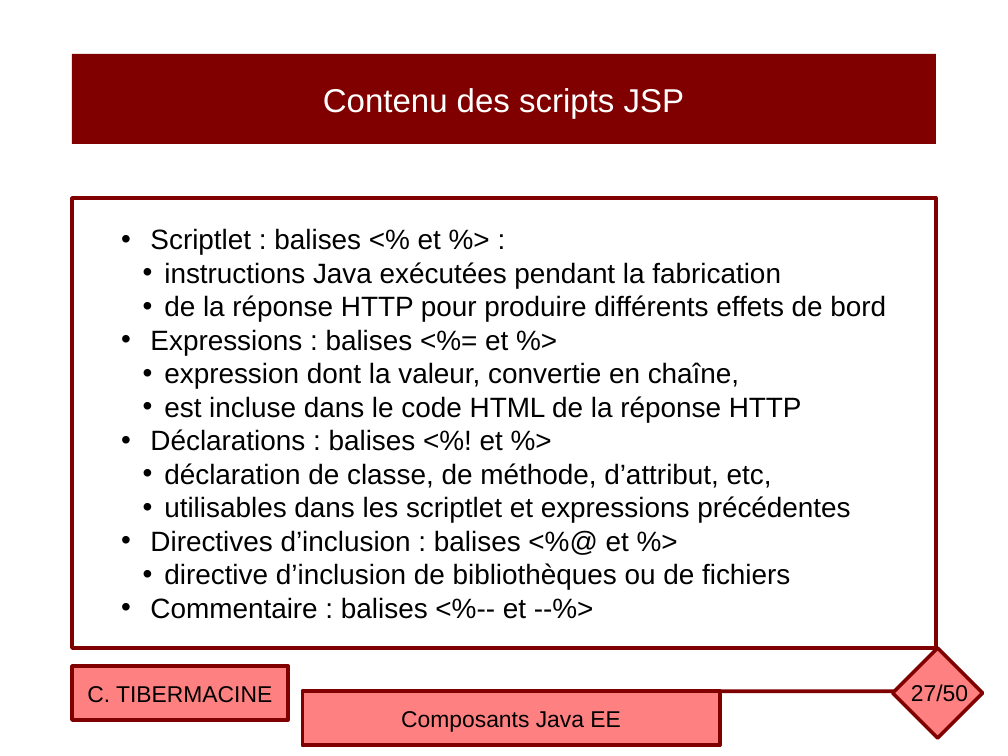
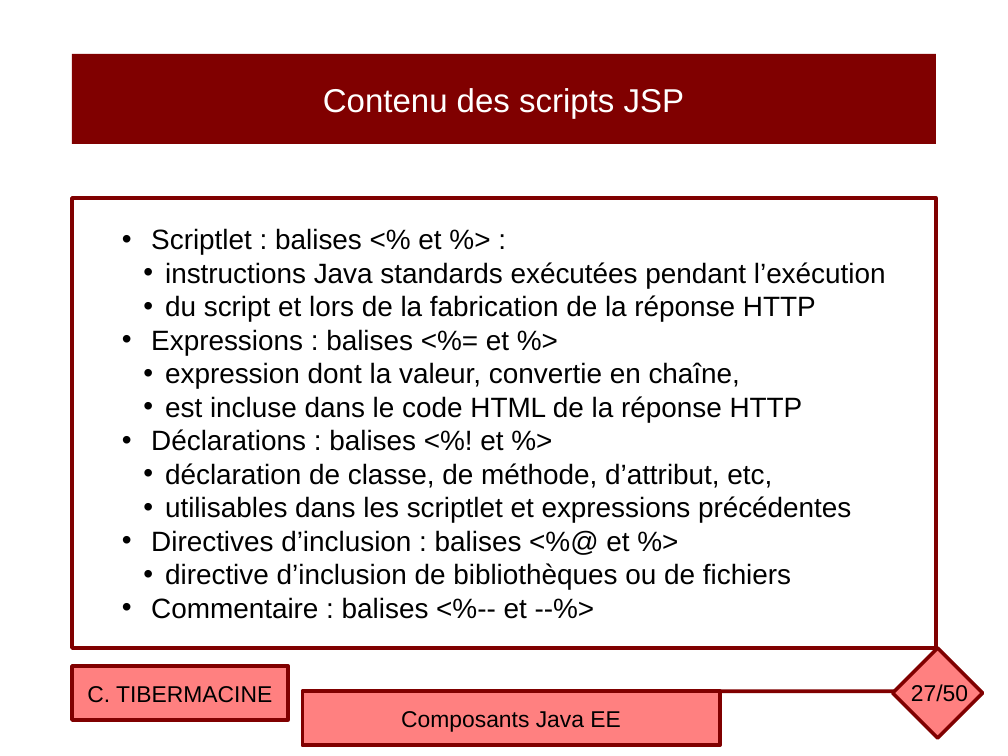
Before and after one commit to ctiber/composants, a slide deck: slide 27 of cours/cours1.odp. Drawn at 1008x756 pixels with LibreOffice and Linux fonts; fonts in the diff are those of the drawing. Boxes give left, top, right and bottom in pixels: in the first picture for what was removed or moved away, otherwise in the second. Text is boxed around its words. In the diff, an @@ line names an element or a change of style, - is before the commit and + after.

```diff
--- a/cours/cours1.odp
+++ b/cours/cours1.odp
@@ text in rectangle at [165,262,886,322]: text changed @@
-  • instructions Java exécutées pendant la fabrication
-  • de la réponse HTTP pour produire différents effets de bord
+  • instructions Java standards exécutées pendant l’exécution
+  • du script et lors de la fabrication de la réponse HTTP
```
Also in this commit, not shown: 10 other slides changed, 18 other files.
